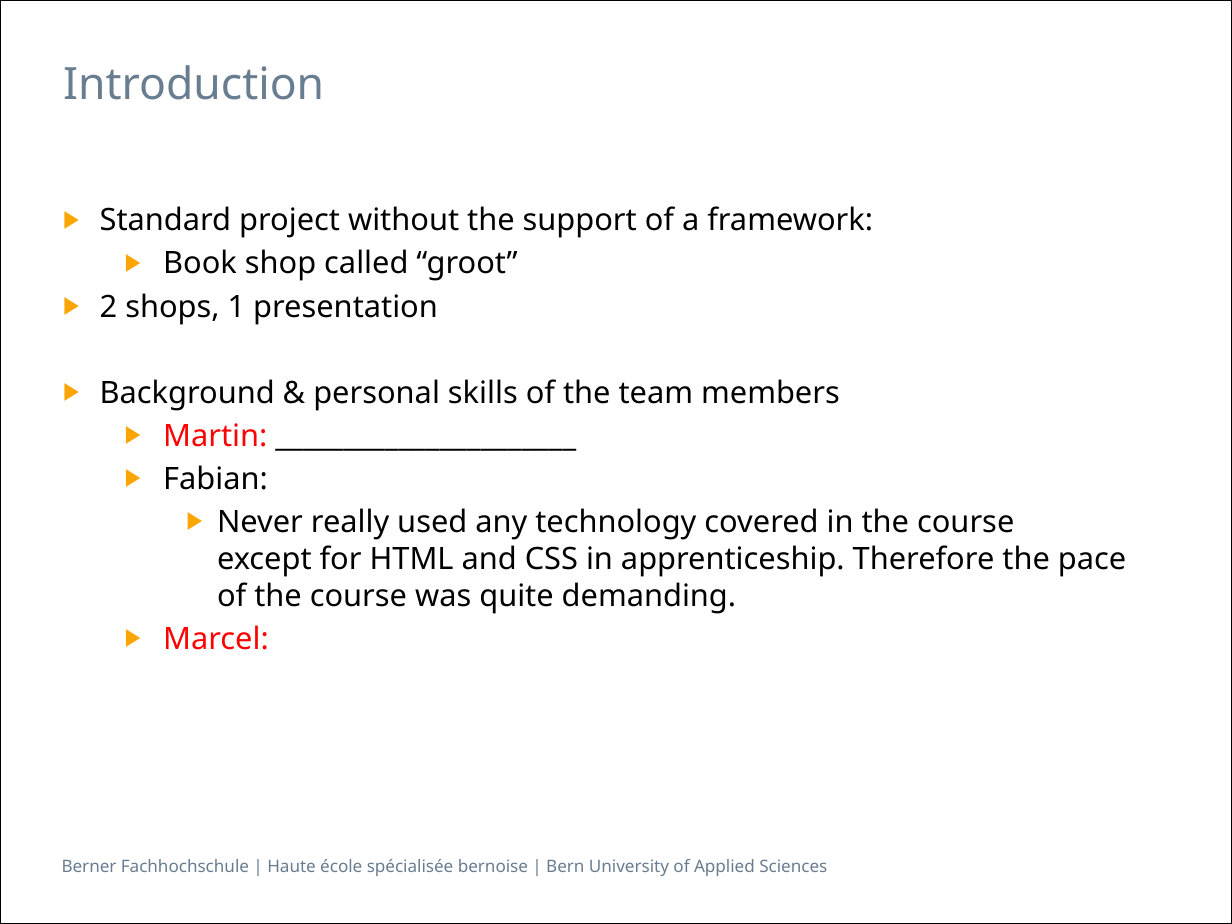
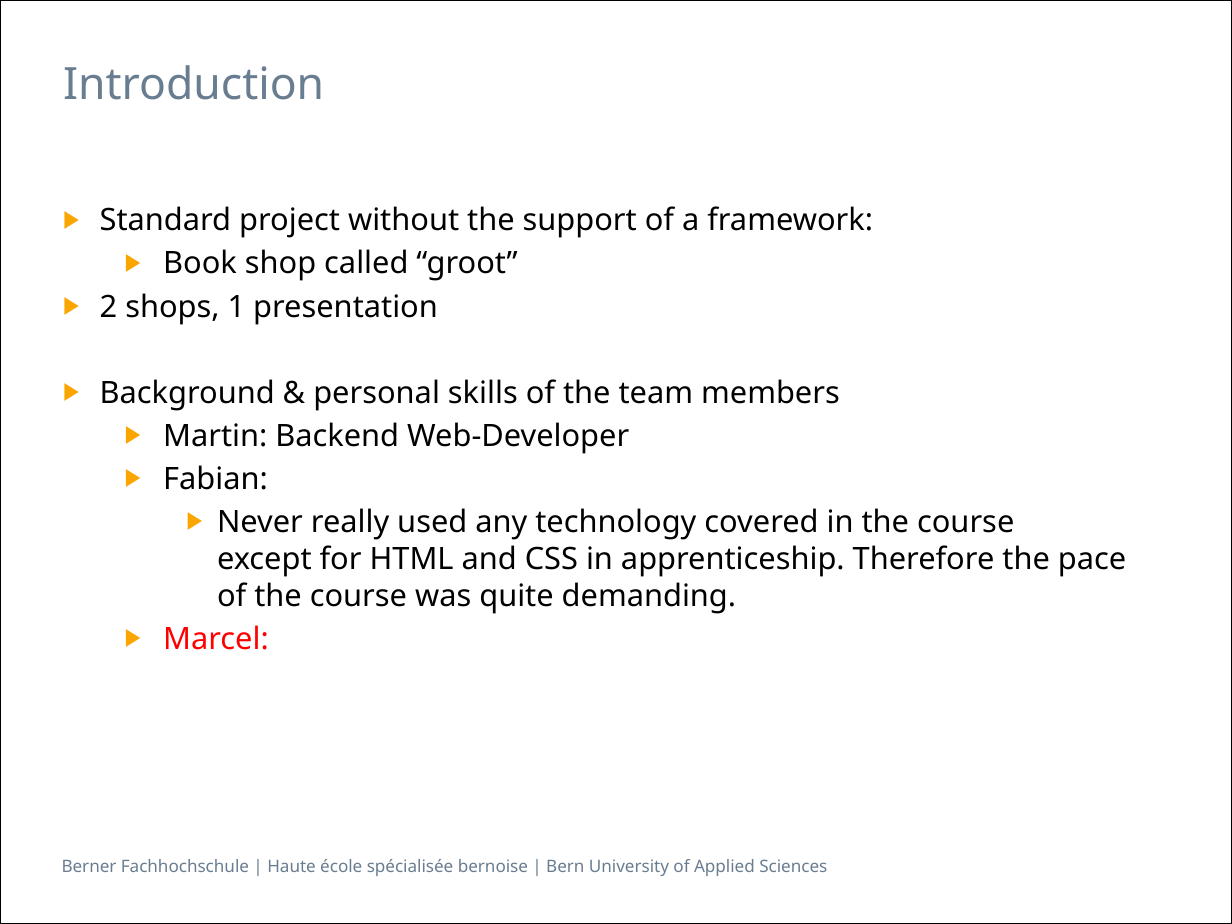
Before and after one commit to Makae/ch.bfh.bti7054.w2014.q.groot, a slide deck: slide 3 of trunk/doc/Presentation.pptx. Drawn at 1232x924 pixels with LibreOffice and Linux fonts; fonts in the diff are those of the drawing. Boxes give left, top, right and bottom in pixels: in the first picture for what was removed or moved away, otherwise in the second. Text is boxed around its words. In the diff, an @@ line names an element or a change of style, - is before the commit and + after.

```diff
--- a/trunk/doc/Presentation.pptx
+++ b/trunk/doc/Presentation.pptx
@@ text at box(163, 422, 629, 454): text changed @@
-  ▶ Martin: ______________________
+  ▶ Martin: Backend Web-Developer
```
Also in this commit, not shown: 4 other slides changed, 3 slides added, 1 slide removed, 1 other file.
